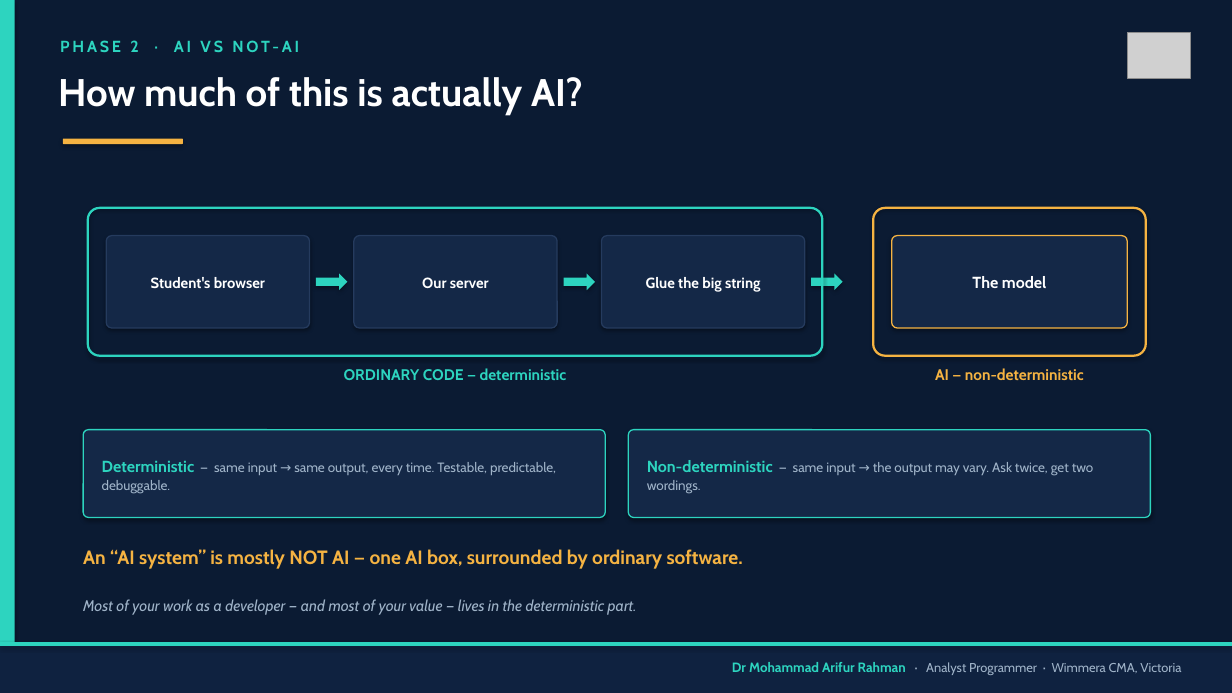
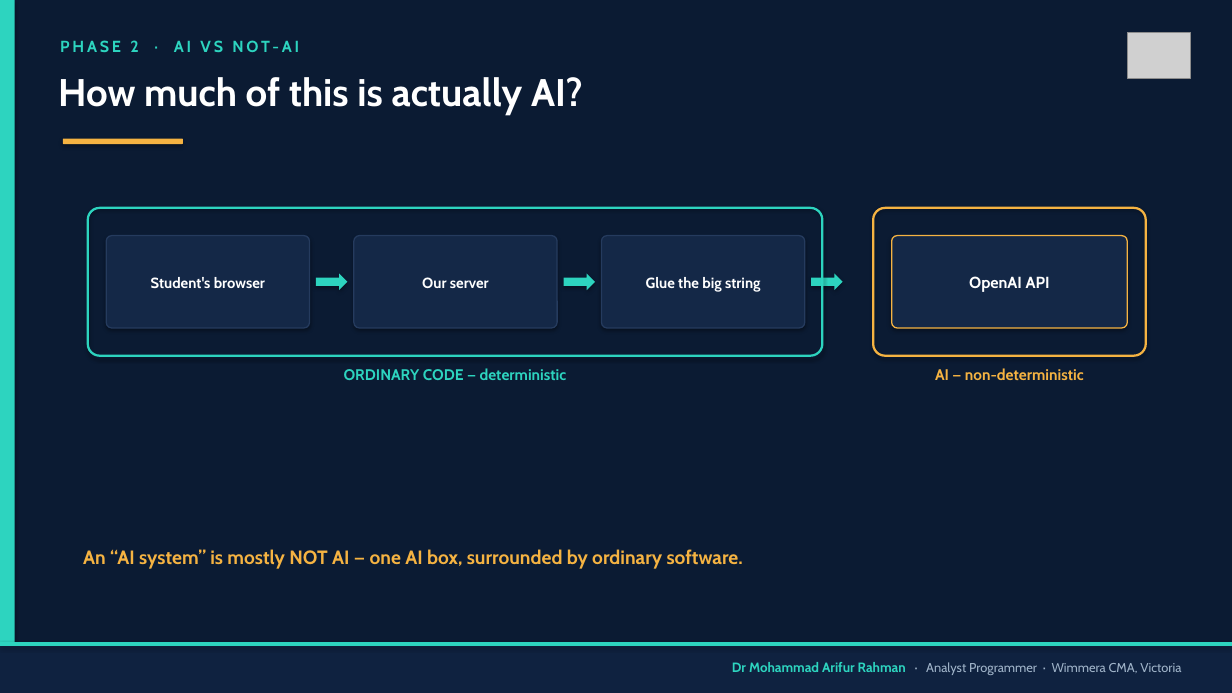
Before and after one commit to arifwcma/induction, a slide deck: slide 6 of lecture/deck.pptx. Drawn at 1232x693 pixels with LibreOffice and Linux fonts; fonts in the diff are those of the drawing; grey boxes stand for pictures. Boxes give left, top, right and bottom in pixels: in the first picture for what was removed or moved away, otherwise in the second. Text is boxed around its words. In the diff, an @@ line names an element or a change of style, - is before the commit and + after.

```diff
--- a/lecture/deck.pptx
+++ b/lecture/deck.pptx
@@ text at bbox=[969, 276, 1050, 292]: text changed @@
-The model
+OpenAI API
@@ rounded rectangle removed at bbox=[83, 430, 605, 518] @@
@@ rounded rectangle removed at bbox=[628, 430, 1151, 518] @@
@@ text removed at bbox=[102, 461, 556, 494] @@
-Deterministic — same input → same output, every time. Testable, predictable, debuggable.
@@ text removed at bbox=[647, 460, 1094, 494] @@
-Non-deterministic — same input → the output may vary. Ask twice, get two wordings.
@@ text removed at bbox=[83, 599, 637, 615] @@
-Most of your work as a developer — and most of your value — lives in the deterministic part.
```
Also in this commit, not shown: 13 other slides changed, 2 other files.
